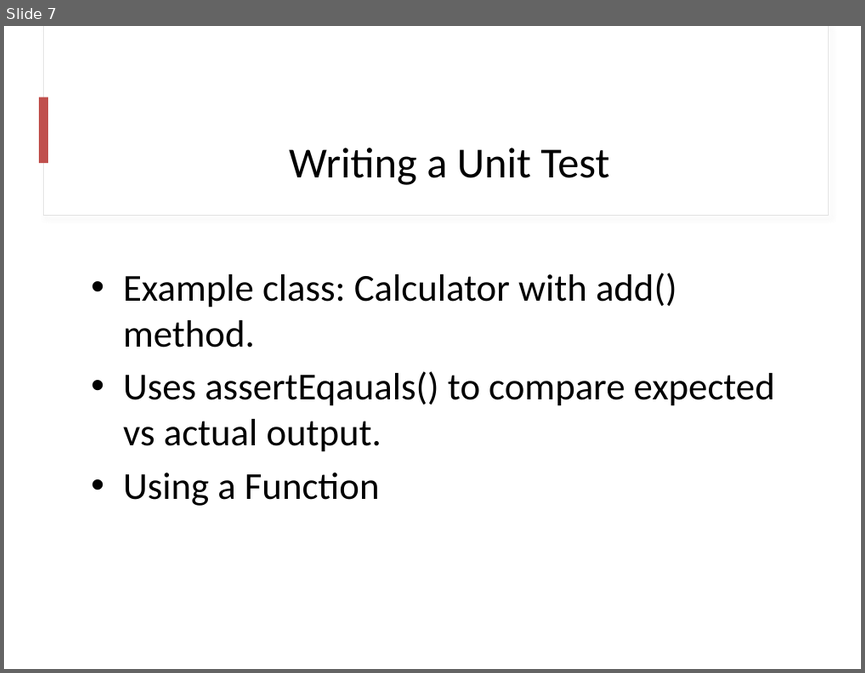
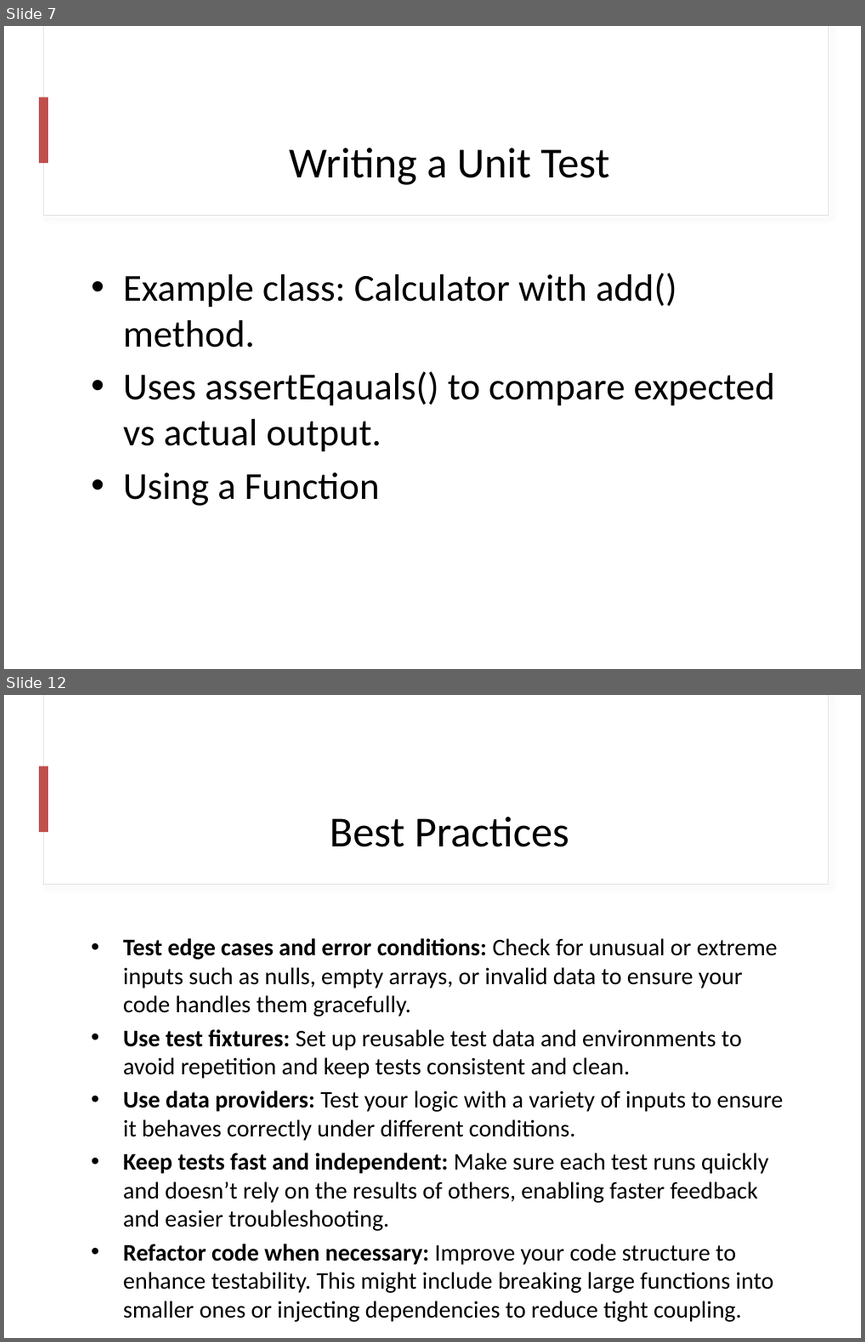
Before and after one commit to psuuc-jbgarcia/Object-Oriented-Programming-Lesson, a slide deck: OOP/Final/Lecture/Week_13_Unit_Testing_PHPUnit.pptx. Shown one above the other, each under a label of ours: slide 7 before the commit, slides 7 and 12 after it; the slides between them are not shown. The pictures are 865x673 and 865x1342 pixels, drawn with LibreOffice and Linux fonts; fonts in the diff are those of the drawing. Boxes give left, top, right and bottom in pixels: in the first picture for what was removed or moved away, otherwise in the second. Text is boxed around its words. In the diff, an @@ line names an element or a change of style, - is before the commit and + after.

```diff
--- a/OOP/Final/Lecture/Week_13_Unit_Testing_PHPUnit.pptx
+++ b/OOP/Final/Lecture/Week_13_Unit_Testing_PHPUnit.pptx
@@ slide 12 added at [4, 695, 861, 1338], background #FFFFFF @@
@@ rectangle added at [43, 695, 828, 885], fill #FFFFFF, outline #E1E1E1 0.75 pt @@
@@ rectangle added at [44, 695, 828, 884], fill #FFFFFF @@
@@ rectangle added at [39, 766, 47, 832], fill #C0504D @@
@@ title added at [330, 817, 569, 847], 36 pt, text #000000 @@
+Best Practices
@@ text added at [123, 938, 783, 1321], 20 pt, text #000000 @@
+• Test edge cases and error conditions: Check for unusual or extreme inputs such as nulls, empty arrays, or invalid data to ensure your code handles them gracefully.
+• Use test fixtures: Set up reusable test data and environments to avoid repetition and keep tests consistent and clean.
+• Use data providers: Test your logic with a variety of inputs to ensure it behaves correctly under different conditions.
+• Keep tests fast and independent: Make sure each test runs quickly and doesn’t rely on the results of others, enabling faster feedback and easier troubleshooting.
+• Refactor code when necessary: Improve your code structure to enhance testability. This might include breaking large functions into smaller ones or injecting dependencies to reduce tight coupling.
```
Also in this commit, not shown: 3 slides changed, 2 other slides added, 1 slide removed, 1 other file.
